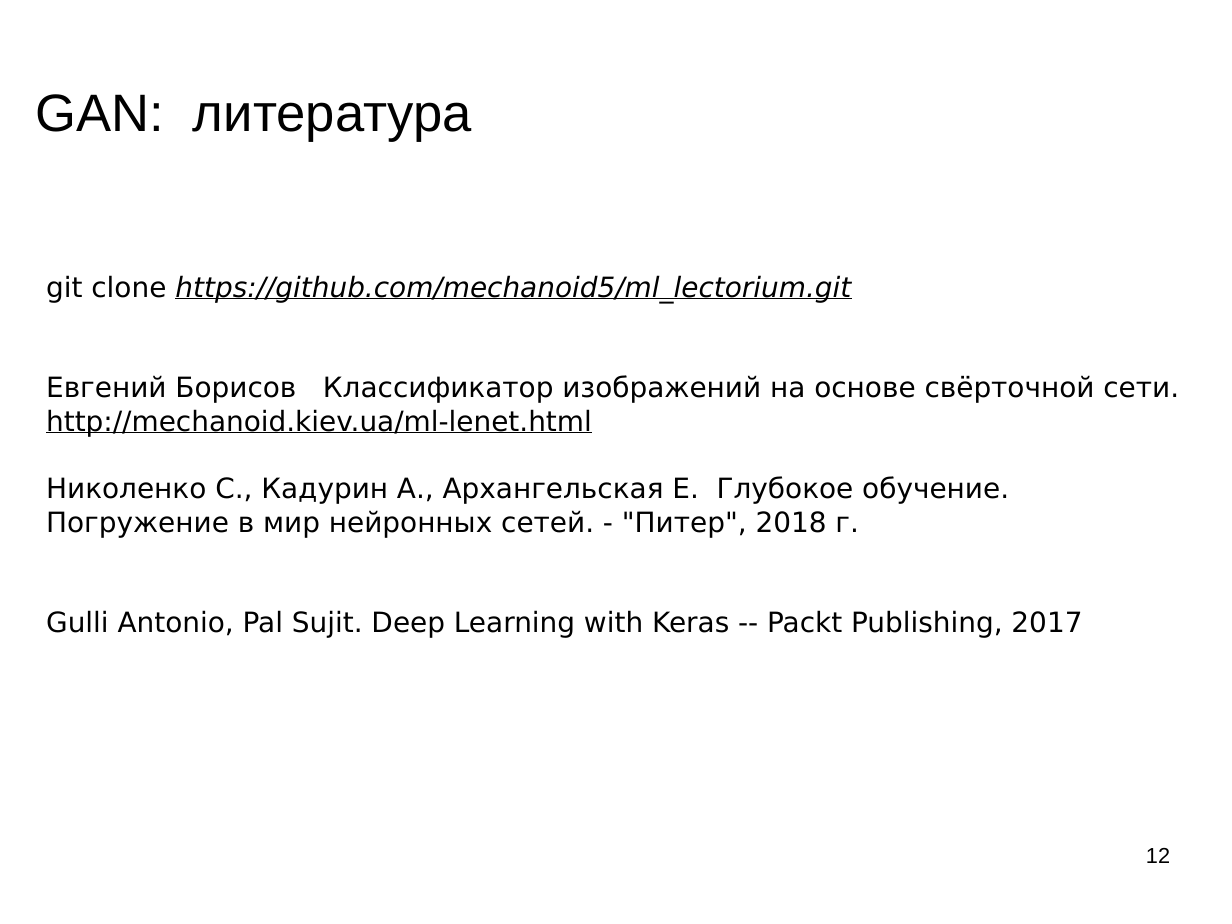
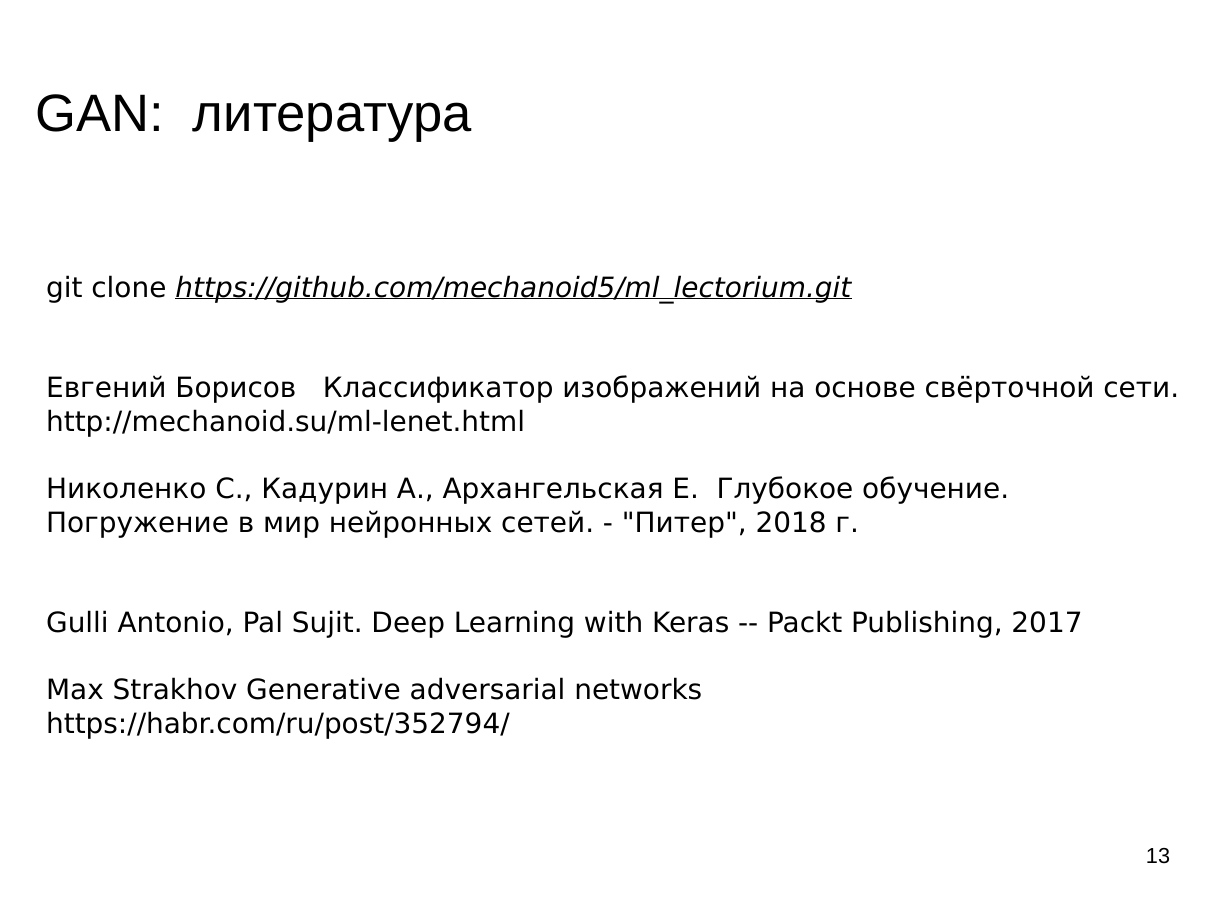
Before and after one commit to mechanoid5/ml_lectorium_legacy, a slide deck: slide 13 of 24-gan.odp (slide 12 before the commit). Drawn at 1232x924 pixels with LibreOffice and Linux fonts; fonts in the diff are those of the drawing; background and template pictures are left out. Boxes give left, top, right and bottom in pixels: in the first picture for what was removed or moved away, otherwise in the second. Text is boxed around its words. In the diff, an @@ line names an element or a change of style, - is before the commit and + after.

```diff
--- a/24-gan.odp
+++ b/24-gan.odp
@@ text at (46,409,525,437): text changed @@
-http://mechanoid.kiev.ua/ml-lenet.html
+http://mechanoid.su/ml-lenet.html
@@ text at (46,677,702,738): paragraphs added @@
+Max Strakhov Generative adversarial networks
+https://habr.com/ru/post/352794/
@@ page number at (1146,848,1170,864): text changed @@
-12
+13
```
Also in this commit, not shown: 1 other slide changed, 2 slides added, 1 slide removed, 7 other files.
